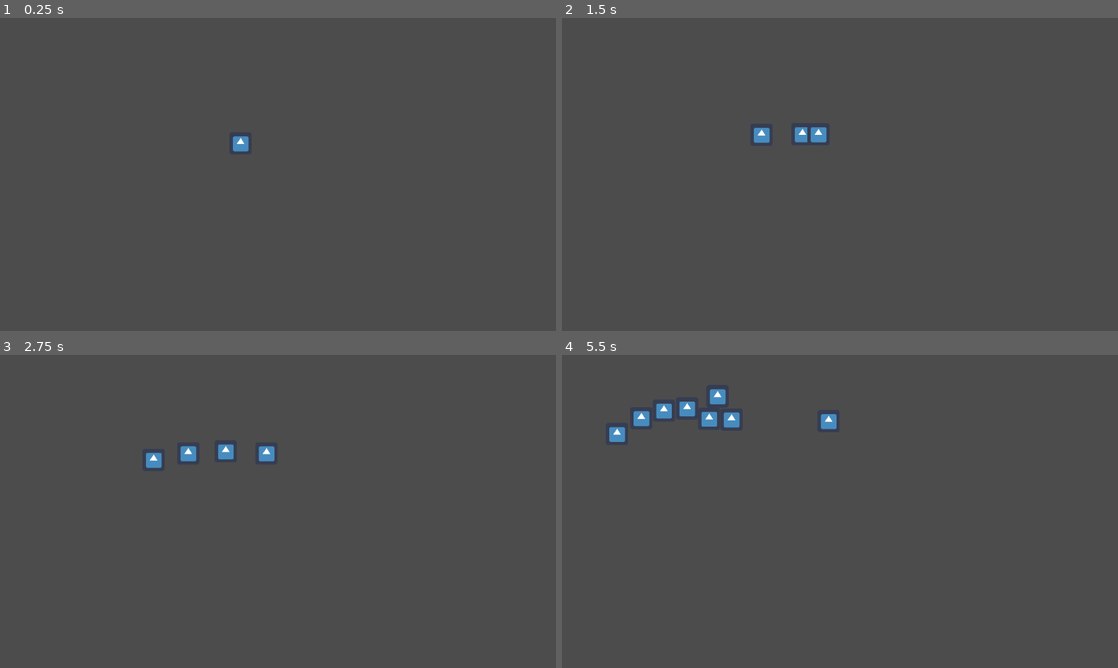
Above: before the commit, frames 1-4 (two rows, left to right).
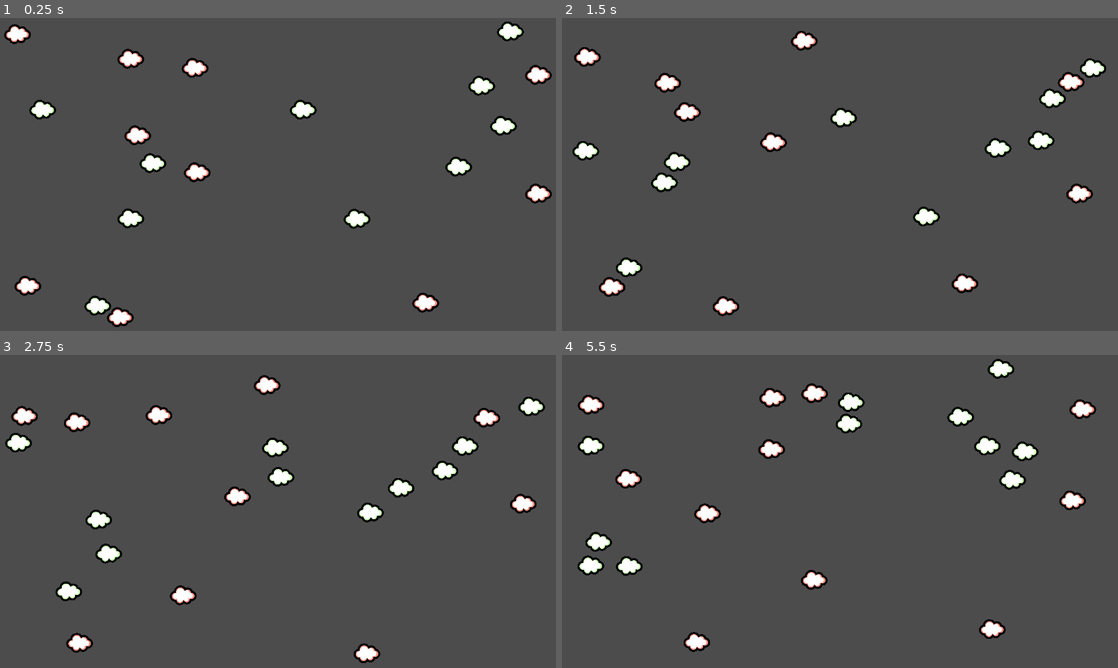
Above: after the commit, the same moments.

Repository: JadeMaveric/GMTK20
Game: Godot game, scene res://main.tscn
Same seed, same stepped clock (60 frames per second), same inputs: the game is played once before the commit and once after it. The engine's default icon, where the game draws it, is replaced by a stand-in: a white triangle on a blue panel in a dark square.
Inputs (mouse positions are in pixels of both pictures, inside the frame that each line leads up to):
- Up to frame 1 (0.25 s): no input
- Up to frame 2 (1.5 s): move the mouse to (801, 143) at 0.52 s; click (801, 143) at 0.67 s; move the mouse to (812, 136) at 1.27 s; click (812, 136) at 1.42 s
- Up to frame 3 (2.75 s): move the mouse to (255, 464) at 2.02 s; click (255, 464) at 2.17 s
- Up to frame 4 (5.5 s): move the mouse to (784, 452) at 2.77 s; click (784, 452) at 2.92 s; move the mouse to (767, 436) at 3.52 s; click (767, 436) at 3.67 s; move the mouse to (756, 426) at 4.27 s; click (756, 426) at 4.42 s; move the mouse to (734, 426) at 5.02 s; click (734, 426) at 5.17 s

The runs differ from the first frame. In frame 1, 4.5% of the frame differs, in the area x 0-100%, y 1-99%; in frame 2, 4.7%; in frame 3, 5.0%; in frame 4, 5.9%, in the area x 2-97%, y 1-95%.
Error before the commit: Attempt to call function 'set_wait_time' in base 'null instance' on a null instance. (res://thoughts/actions.gd:31)

Commit message:
Haha bad thoughts go brrrr

Diff:
--- a/main.tscn
+++ b/main.tscn
@@ -1,13 +1,31 @@
 [gd_scene load_steps=3 format=2]
 
-[ext_resource path="res://thoughts/Thought.tscn" type="PackedScene" id=1]
 [ext_resource path="res://thoughts/controller.gd" type="Script" id=2]
+
+[sub_resource type="RectangleShape2D" id=1]
+extents = Vector2( 664.12, 10 )
 
 [node name="Main" type="Node2D"]
 
 [node name="ThoughtController" type="Node" parent="."]
 script = ExtResource( 2 )
 
-[node name="Thought" parent="ThoughtController" instance=ExtResource( 1 )]
-position = Vector2( 553.811, 288.303 )
-applied_force = Vector2( 0, 0 )
+[node name="Walls" type="StaticBody2D" parent="."]
+
+[node name="North" type="CollisionShape2D" parent="Walls"]
+position = Vector2( 640, 1.50734 )
+shape = SubResource( 1 )
+
+[node name="South" type="CollisionShape2D" parent="Walls"]
+position = Vector2( 640, 720 )
+shape = SubResource( 1 )
+
+[node name="West" type="CollisionShape2D" parent="Walls"]
+position = Vector2( 0, 360 )
+rotation = 1.5708
+shape = SubResource( 1 )
+
+[node name="West2" type="CollisionShape2D" parent="Walls"]
+position = Vector2( 1280, 360 )
+rotation = 1.5708
+shape = SubResource( 1 )
--- a/project.godot
+++ b/project.godot
@@ -8,14 +8,9 @@
 
 config_version=4
 
-_global_script_classes=[ {
-"base": "RigidBody2D",
-"class": "Thought",
-"language": "GDScript",
-"path": "res://thoughts/actions.gd"
-} ]
+_global_script_classes=[  ]
 _global_script_class_icons={
-"Thought": ""
+
 }
 
 [application]
--- a/thoughts/Thought.tscn
+++ b/thoughts/Thought.tscn
@@ -1,10 +1,11 @@
 [gd_scene load_steps=4 format=2]
 
-[ext_resource path="res://icon.png" type="Texture" id=1]
+[ext_resource path="res://thoughts/sprite.png" type="Texture" id=1]
 [ext_resource path="res://thoughts/actions.gd" type="Script" id=2]
 
-[sub_resource type="RectangleShape2D" id=1]
-extents = Vector2( 31.4279, 31.7448 )
+[sub_resource type="CapsuleShape2D" id=1]
+radius = 209.997
+height = 197.494
 
 [node name="Thought" type="RigidBody2D" groups=[
 "thought",
@@ -15,14 +16,21 @@
 script = ExtResource( 2 )
 
 [node name="CollisionShape2D" type="CollisionShape2D" parent="."]
-scale = Vector2( 0.8, 0.8 )
+rotation = 1.5708
+scale = Vector2( 0.1, 0.1 )
 shape = SubResource( 1 )
 
 [node name="Sprite" type="Sprite" parent="CollisionShape2D"]
+rotation = -1.5708
+scale = Vector2( 1, 1 )
 texture = ExtResource( 1 )
 
-[node name="Timer" type="Timer" parent="."]
+[node name="MovementTimer" type="Timer" parent="."]
 autostart = true
+
+[node name="LifetimeTimer" type="Timer" parent="."]
+wait_time = 5.0
 [connection signal="mouse_entered" from="." to="." method="_change_velocity"]
 [connection signal="visibility_changed" from="." to="." method="_move_to_center"]
-[connection signal="timeout" from="Timer" to="." method="_change_velocity"]
+[connection signal="timeout" from="MovementTimer" to="." method="_change_velocity"]
+[connection signal="timeout" from="LifetimeTimer" to="." method="_on_LifetimeTimer_timeout"]
